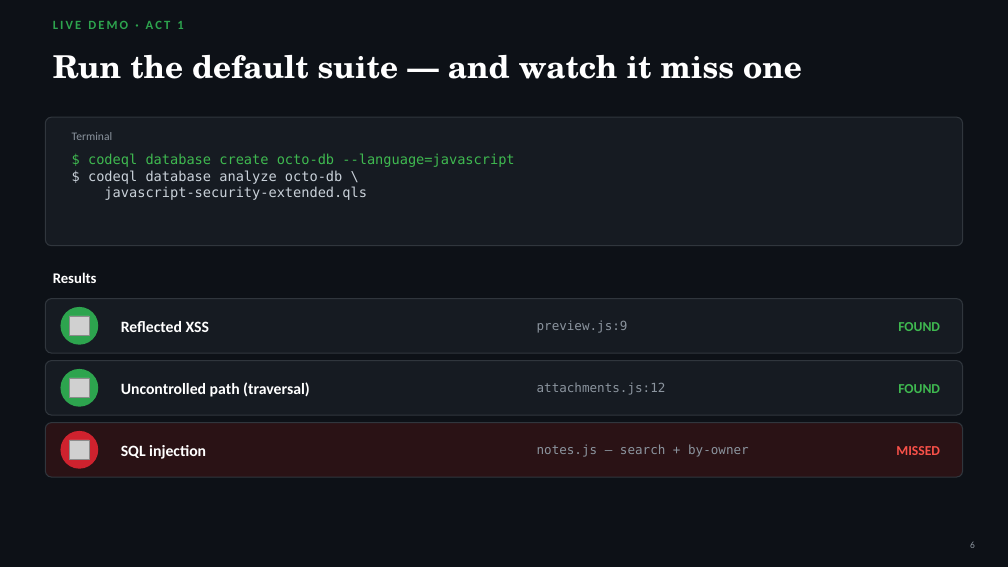
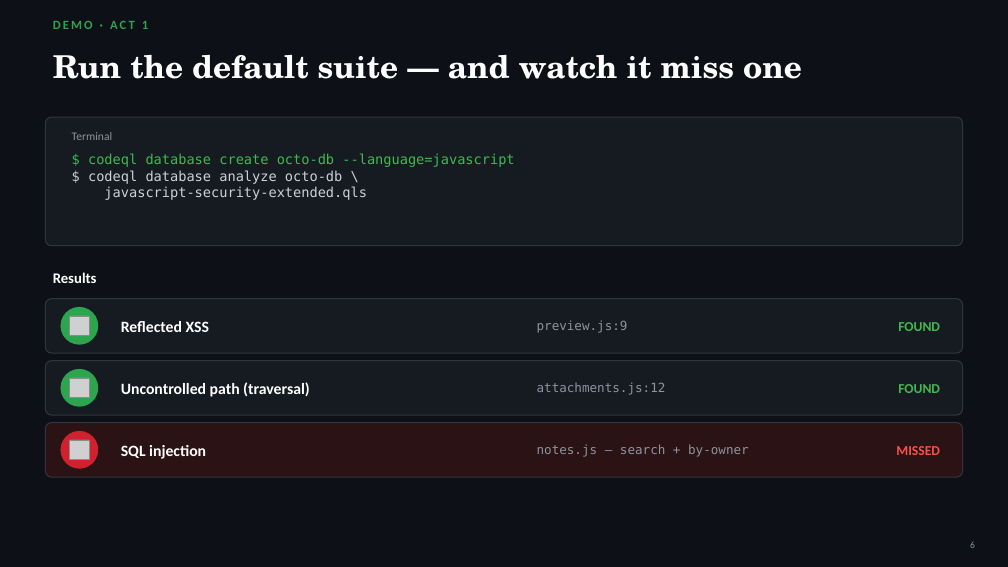
Before and after one commit to rod-trent/GHJ, a slide deck: slide 6 of presentation/CodeQL-Find-the-Bug-Class.pptx. Drawn at 1008x567 pixels with LibreOffice and Linux fonts; fonts in the diff are those of the drawing; grey boxes stand for pictures. Boxes give left, top, right and bottom in pixels: in the first picture for what was removed or moved away, otherwise in the second. Text is boxed around its words. In the diff, an @@ line names an element or a change of style, - is before the commit and + after.

```diff
--- a/presentation/CodeQL-Find-the-Bug-Class.pptx
+++ b/presentation/CodeQL-Find-the-Bug-Class.pptx
@@ text at (53, 21, 148, 29): text changed @@
-LIVE DEMO · ACT 1
+DEMO · ACT 1
```
Also in this commit, not shown: 2 other slides changed.
